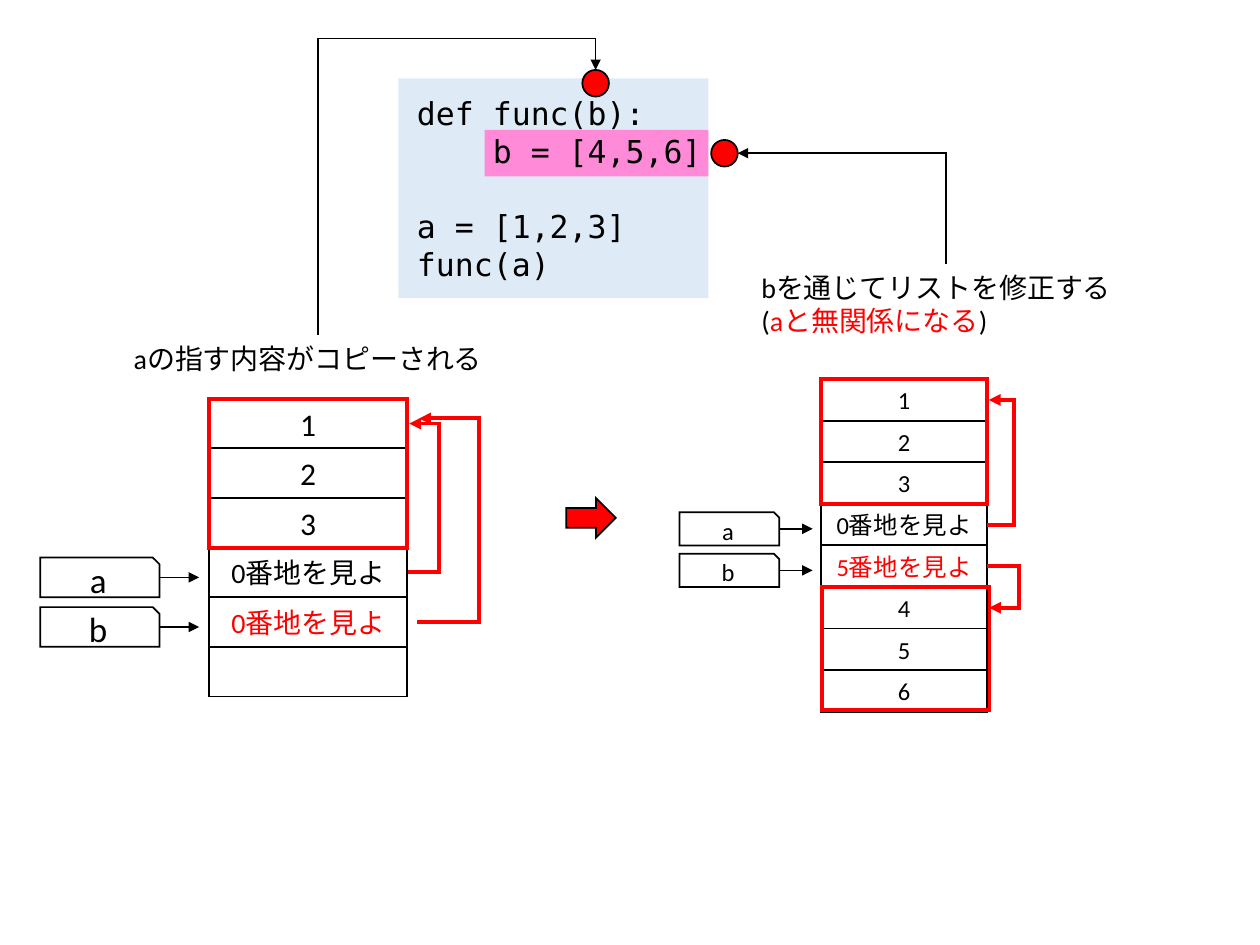
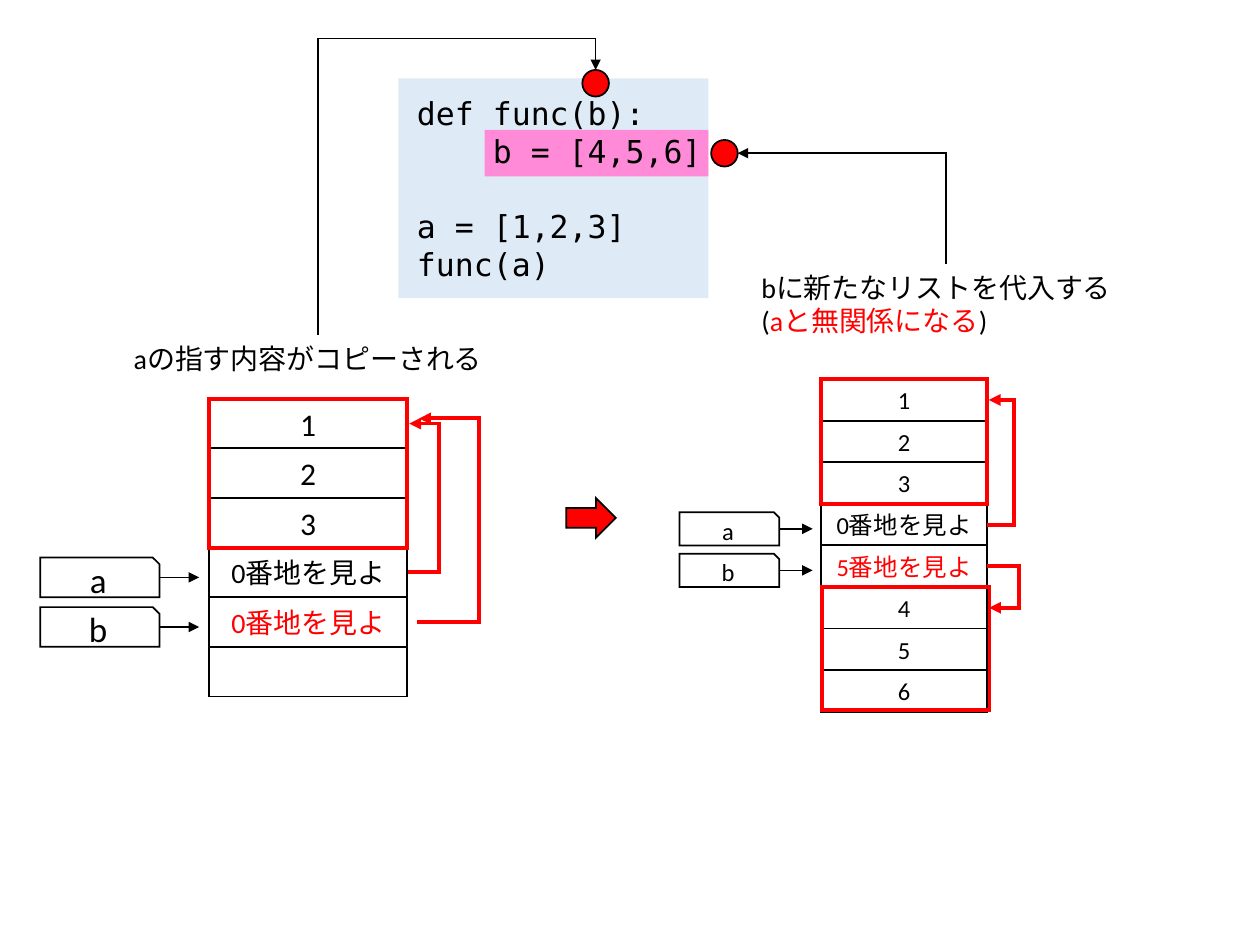
Before and after one commit to kaityo256/python_zero, a slide deck: slide 8 of list/fig/fig.pptx. Drawn at 1260x945 pixels with LibreOffice and Linux fonts; fonts in the diff are those of the drawing. Boxes give left, top, right and bottom in pixels: in the first picture for what was removed or moved away, otherwise in the second. Text is boxed around its words. In the diff, an @@ line names an element or a change of style, - is before the commit and + after.

```diff
--- a/list/fig/fig.pptx
+++ b/list/fig/fig.pptx
@@ text at <box>761,275,1110,301</box>: text changed @@
-bを通じてリストを修正する
+bに新たなリストを代入する
```
Also in this commit, not shown: 1 other file.
